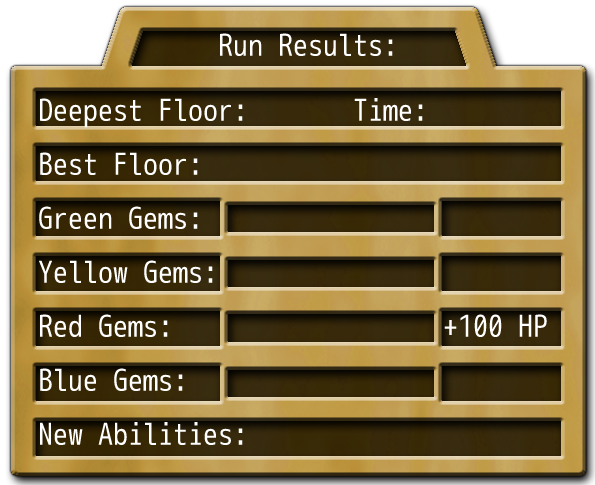
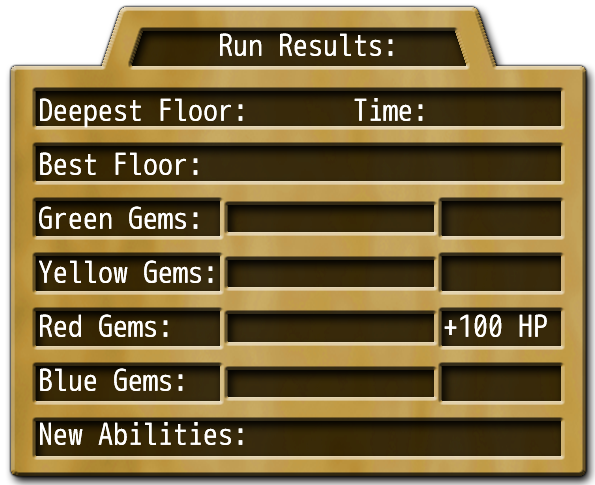
Layers edited between the first and the second w=595, h=485 image:
added layer "HaroldWwWw copy 2" above "HaroldWwWw copy" over (39, 33, 547, 445)
